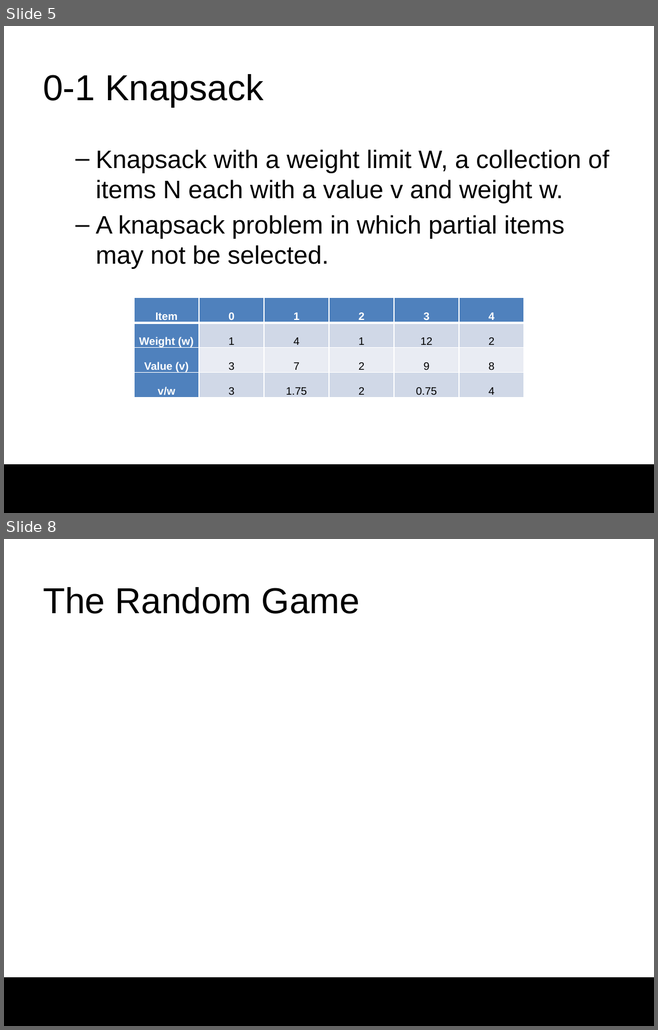
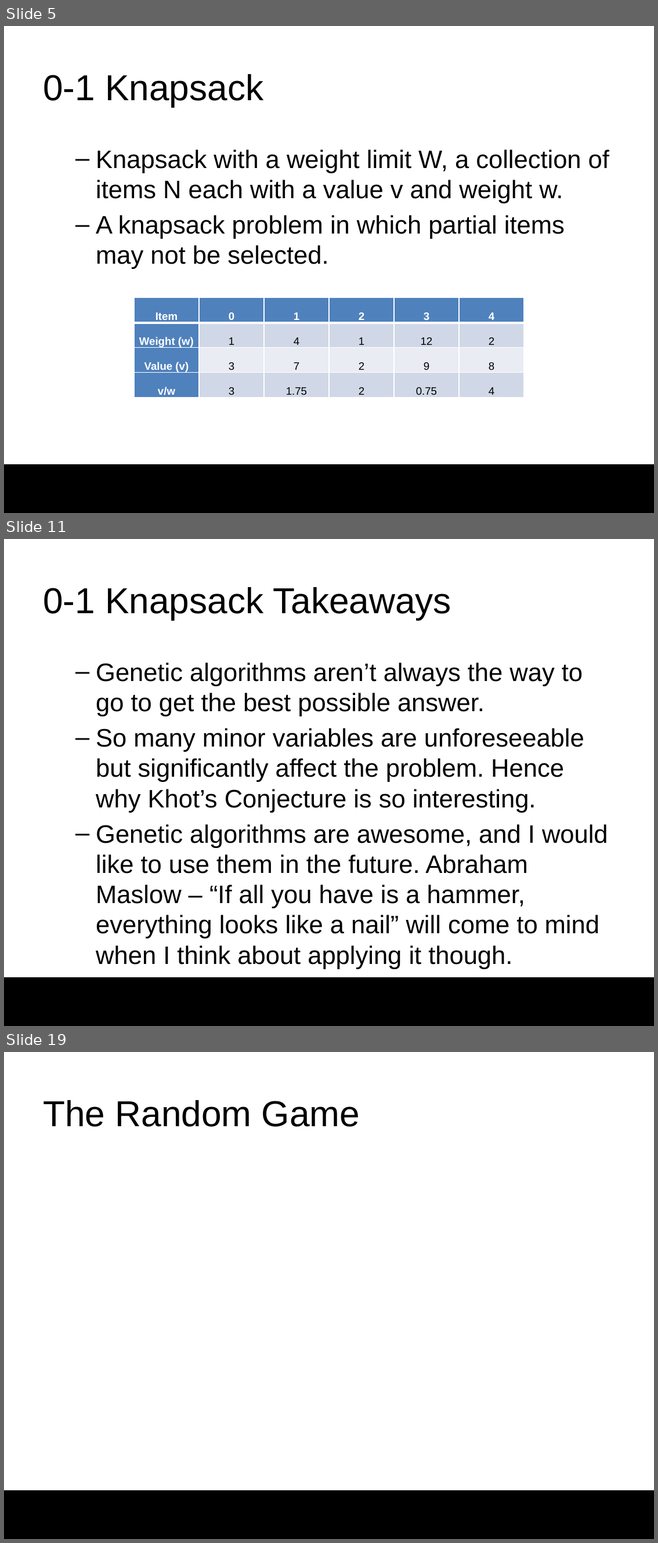
Before and after one commit to darrare/MS-Thesis, a slide deck: Documentation/Presentation.pptx. Shown one above the other, each under a label of ours: slides 5 and 8 before the commit, slides 5, 11 and 19 after it; the slides between them are not shown. The pictures are 658x1030 and 658x1543 pixels, drawn with LibreOffice and Linux fonts; fonts in the diff are those of the drawing; background and template pictures are left out. Boxes give left, top, right and bottom in pixels: in the first picture for what was removed or moved away, otherwise in the second. Text is boxed around its words. In the diff, an @@ line names an element or a change of style, - is before the commit and + after.

```diff
--- a/Documentation/Presentation.pptx
+++ b/Documentation/Presentation.pptx
@@ slide 11 added at bbox=[4, 539, 654, 1026], background #FFFFFF; not listed: 1 template element that a slide beside it also shows @@
@@ title added at bbox=[43, 587, 452, 620], 40 pt, text #000000 @@
+0-1 Knapsack Takeaways
@@ text added at bbox=[96, 663, 608, 969], 28 pt, text #000000 @@
+  – Genetic algorithms aren’t always the way to go to get the best possible answer.
+  – So many minor variables are unforeseeable but significantly affect the problem. Hence why Khot’s Conjecture is so interesting.
+  – Genetic algorithms are awesome, and I would like to use them in the future. Abraham Maslow – “If all you have is a hammer, everything looks like a nail” will come to mind when I think about applying it though.
@@ what was slide 8 is now slide 19 @@
```
Also in this commit, not shown: 2 slides changed, 10 other slides added.
